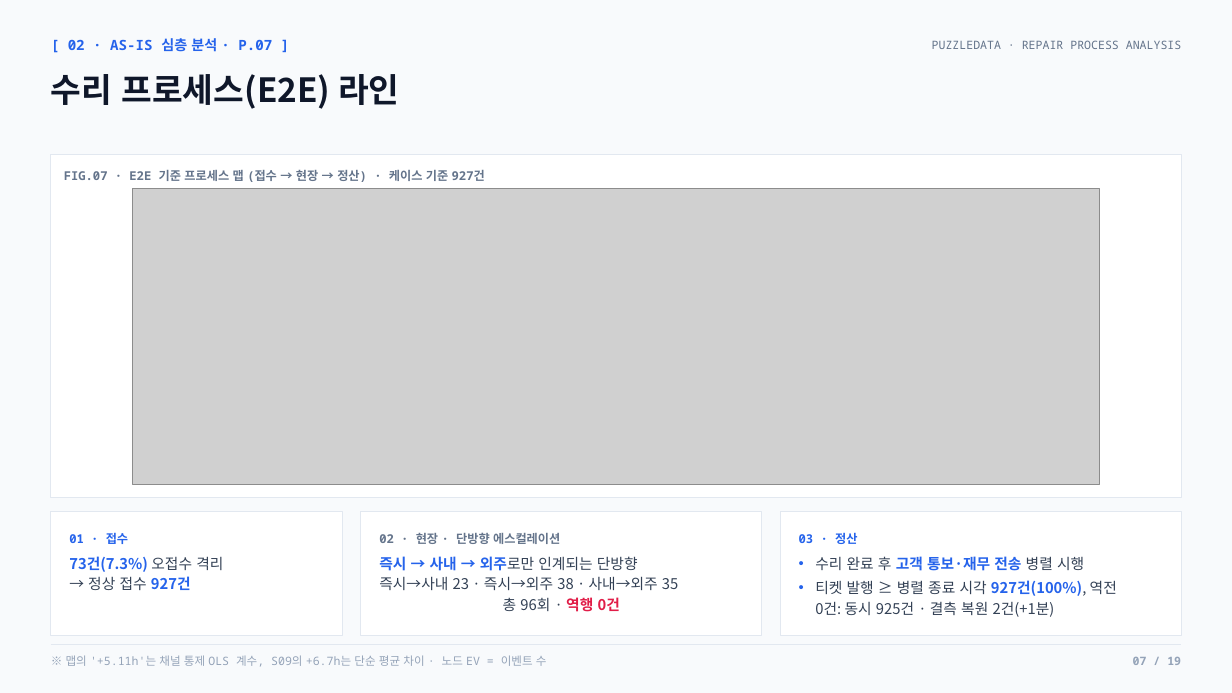
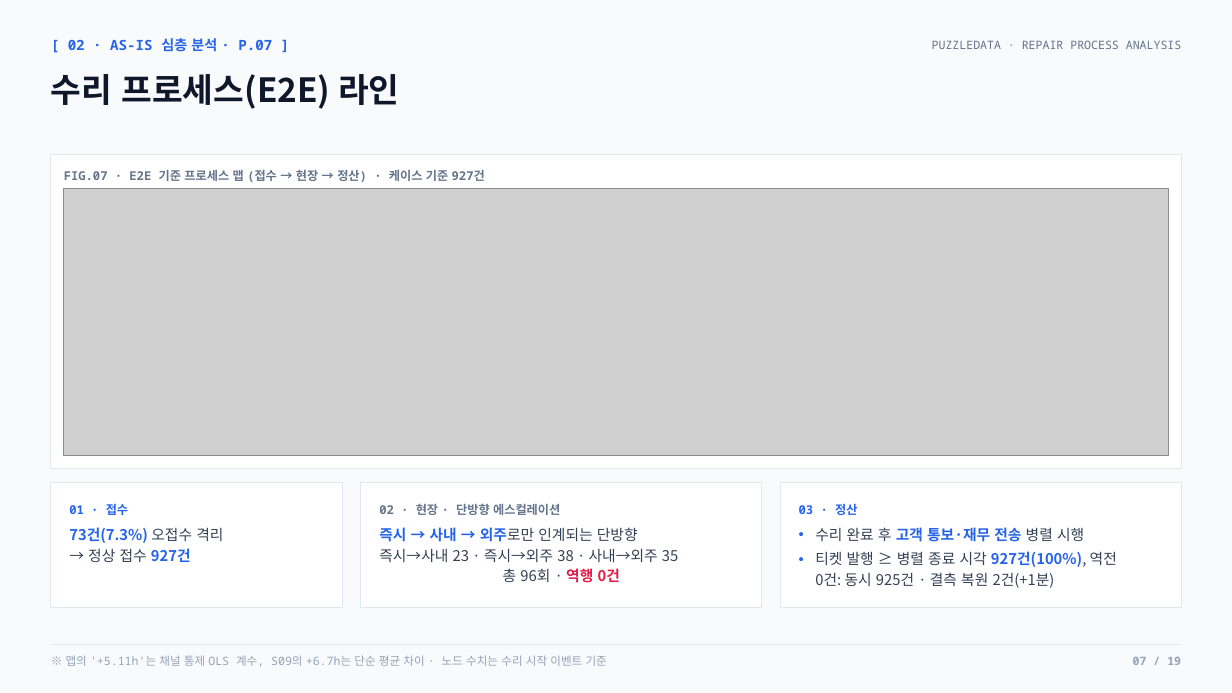
Before and after one commit to nus1245/puzzle_data, a slide deck: slide 7 of outputs/pptx/puzzledata_repair_report.pptx. Drawn at 1232x693 pixels with LibreOffice and Linux fonts; fonts in the diff are those of the drawing; grey boxes stand for pictures. Boxes give left, top, right and bottom in pixels: in the first picture for what was removed or moved away, otherwise in the second. Text is boxed around its words. In the diff, an @@ line names an element or a change of style, - is before the commit and + after.

```diff
--- a/outputs/pptx/puzzledata_repair_report.pptx
+++ b/outputs/pptx/puzzledata_repair_report.pptx
@@ rectangle: place and size @@
-rectangle at (51, 154, 1181, 497)
+rectangle at (51, 154, 1181, 469)
@@ picture: place and size @@
-picture at (133, 189, 1100, 484)
+picture at (64, 189, 1168, 456)
@@ 6 texts, 3 rectangles: place and size @@
-6 texts, 3 rectangles at (51, 511, 1181, 636)
+6 texts, 3 rectangles at (51, 482, 1181, 607)
@@ text at (66, 655, 607, 667): text changed @@
-※ 맵의 '+5.11h'는 채널 통제 OLS 계수, S09의 +6.7h는 단순 평균 차이 · 노드 EV = 이벤트 수
+※ 맵의 '+5.11h'는 채널 통제 OLS 계수, S09의 +6.7h는 단순 평균 차이 · 노드 수치는 수리 시작 이벤트 기준
```
Also in this commit, not shown: 2 other slides changed, 9 other files.
